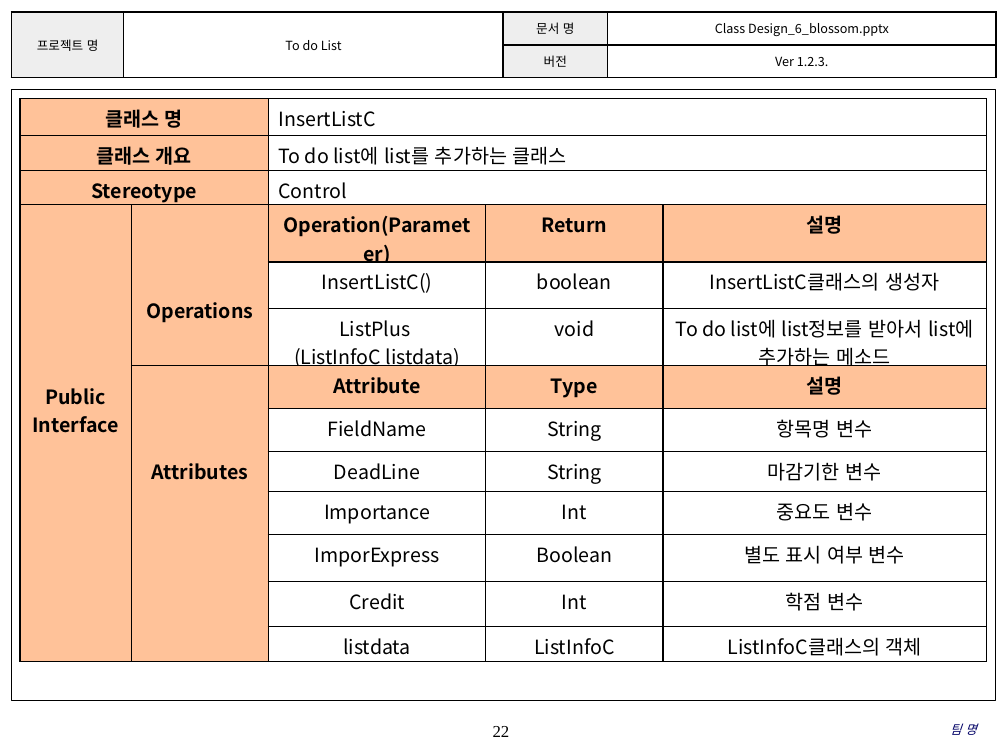
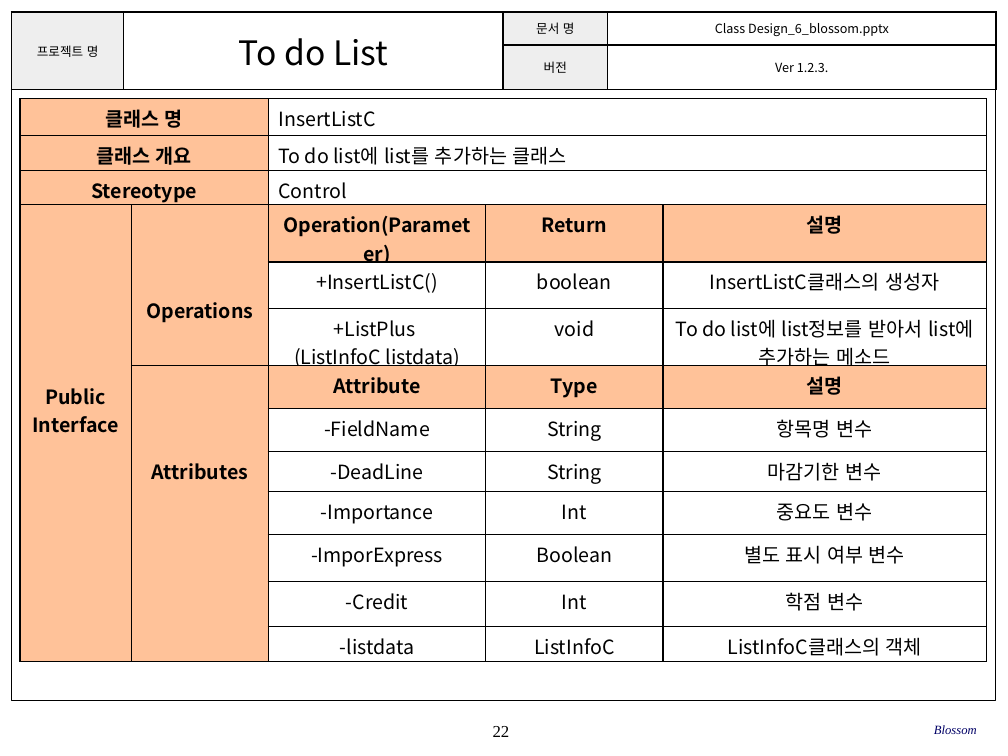
Before and after one commit to SE-admin/SE2017_6_blossom, a slide deck: slide 22 of doc/3_ 설계서/Class Design_6_blossom.pptx. Drawn at 1008x756 pixels with LibreOffice and Linux fonts; fonts in the diff are those of the drawing; background and template pictures are left out. Boxes give left, top, right and bottom in pixels: in the first picture for what was removed or moved away, otherwise in the second. Text is boxed around its words. In the diff, an @@ line names an element or a change of style, - is before the commit and + after.

```diff
--- a/doc/3_ 설계서/Class Design_6_blossom.pptx
+++ b/doc/3_ 설계서/Class Design_6_blossom.pptx
@@ table at (11,12,996,78) @@
@@ size 9 to 24 pt in "To do List" @@
@@ table at (20,99,988,660) @@
-row 5, column 3: InsertListC()
+row 5, column 3: +InsertListC()
-row 6, column 3: ListPlus / (ListInfoC listdata)
+row 6, column 3: +ListPlus / (ListInfoC listdata)
-row 8, column 3: FieldName
+row 8, column 3: -FieldName
-row 9, column 3: DeadLine
+row 9, column 3: -DeadLine
-row 10, column 3: Importance
+row 10, column 3: -Importance
-row 11, column 3: ImporExpress
+row 11, column 3: -ImporExpress
-row 12, column 3: Credit
+row 12, column 3: -Credit
-row 13, column 3: listdata
+row 13, column 3: -listdata
@@ text at (934,725,977,734): text changed @@
-팀 명
+Blossom
```
Also in this commit, not shown: 23 other slides changed.
